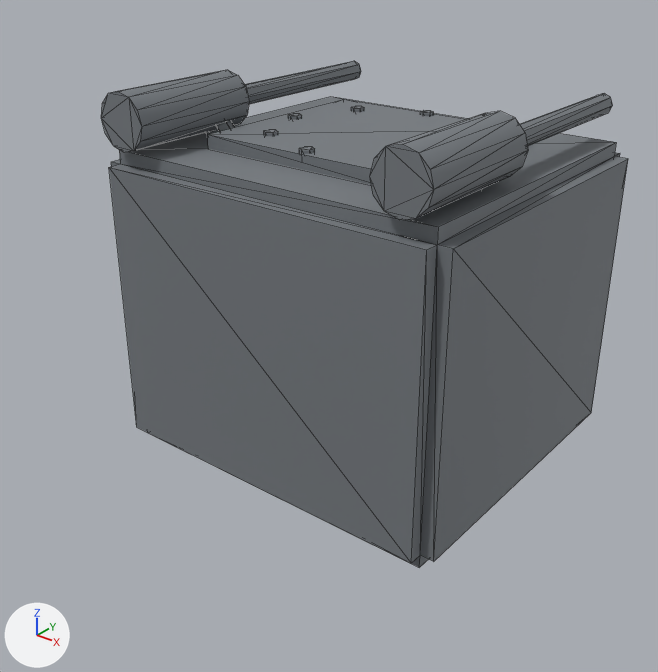
Renders of the glTF model prototype/assets/models/parts/cluster_dispenser_housing.glb from each side of a commit.
Rendered twice from a 50 mm lens placed at (0.733, -0.909, 0.537), pointed at (0.009, -0.004, -0.024). Lighting does not change. The marker at lower left points along +X, +Y and +Z. The older version comes first. Mesh edges are drawn as thin lines. Vertices at exactly the same position are counted once.

Script lines for the objects in view, before the commit:
```python
mat_cluster_dispenser_housing_mat = principled_material('cluster_dispenser_housing_mat')
mat_cluster_dispenser_housing_mat.base_color = (0.22, 0.24, 0.26)  # grey #81868b
mat_cluster_dispenser_housing_mat.metallic = 0.35
mat_cluster_dispenser_housing_mat.roughness = 0.72
me_cluster_dispenser_housing_mesh = bpy.data.meshes.new('cluster_dispenser_housing_mesh')
me_cluster_dispenser_housing_mesh.from_pydata(...)  # 288 vertices, 492 faces; spans x -0.275..0.275, y -0.15..0.35, z -0.31..0.31
me_cluster_dispenser_housing_mesh.materials.append(mat_cluster_dispenser_housing_mat)  # grey #81868b
ob_cluster_dispenser_housing = bpy.data.objects.new('cluster_dispenser_housing', me_cluster_dispenser_housing_mesh)
ob_cluster_dispenser_housing.location = (0.0, 0.0, 0.0)
```
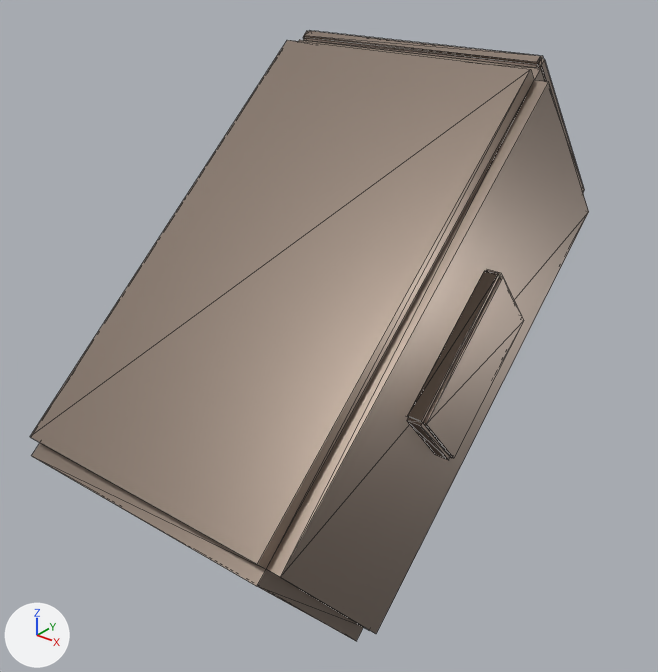
Scene script edits in JSON lines:
```json
{"op": "set", "path": "mat_cluster_dispenser_housing_mat.base_color", "old": "(0.22, 0.24, 0.26)", "new": "(0.28, 0.22, 0.18)", "note": "grey #81868b -> brown #908176"}
{"op": "set", "path": "mat_cluster_dispenser_housing_mat.metallic", "old": "0.35", "new": "0.7"}
{"op": "set", "path": "mat_cluster_dispenser_housing_mat.roughness", "old": "0.72", "new": "0.35"}
{"block": "me_cluster_dispenser_housing_mesh", "where": "# used by ob_cluster_dispenser_housing; location = (0.0, 0.0, 0.0)"}
{"op": "remove", "block": "me_cluster_dispenser_housing_mesh", "code": "me_cluster_dispenser_housing_mesh.from_pydata(...)  # 288 vertices, 492 faces; spans x -0.275..0.275, y -0.15..0.35, z -0.31..0.31"}
{"op": "add", "block": "me_cluster_dispenser_housing_mesh", "code": "me_cluster_dispenser_housing_mesh.from_pydata(...)  # 128 vertices, 240 faces; spans x -0.245..0.245, y -0.366..0.38, z -0.341..0.351"}
{"block": "me_cluster_dispenser_housing_mesh", "change": "me_cluster_dispenser_housing_mesh part 1: the loose piece of 32 vertices spanning x -0.275..0.275, y -0.15..0.35, z -0.225..0.225 is rebuilt with 32 vertices and now spans x -0.22..0.22, y -0.366..0.366, z -0.341..0.341"}
{"block": "me_cluster_dispenser_housing_mesh", "change": "me_cluster_dispenser_housing_mesh part 2: a new loose piece of 32 vertices spanning x 0.215..0.245, y -0.12..0.12, z -0.113..0.113, in mat_cluster_dispenser_housing_mat (brown #908176)"}
{"block": "me_cluster_dispenser_housing_mesh", "change": "me_cluster_dispenser_housing_mesh part 3: a new loose piece of 32 vertices spanning x -0.198..0.198, y 0.186..0.38, z 0.124..0.351, in mat_cluster_dispenser_housing_mat (brown #908176)"}
{"block": "me_cluster_dispenser_housing_mesh", "change": "me_cluster_dispenser_housing_mesh part 4: 18 loose pieces with 224 vertices, spanning x -0.26..0.26, y -0.15..0.35, z -0.31..0.31, are deleted"}
{"block": "me_cluster_dispenser_housing_mesh", "change": "me_cluster_dispenser_housing_mesh part 5"}
{"block": "me_cluster_dispenser_housing_mesh", "change": "32 vertices are removed from x -0.239..0.239, y -0.019..0.219, z -0.28..0.28"}
{"block": "me_cluster_dispenser_housing_mesh", "change": "56 faces are deleted"}
{"block": "me_cluster_dispenser_housing_mesh", "change": "other edits to the shape of me_cluster_dispenser_housing_mesh do not show in these pictures"}
```

What differs and where, as boxes [x1, y1, x2, y2] in the pictures (658 x 672 px):
```json
{"object": "cluster_dispenser_housing", "change": "recoloured, surface changed, reshaped", "before": [101, 61, 628, 568], "after": [30, 31, 589, 641], "on screen": "6% wider, 20% taller"}
{"part": 1, "of": "me_cluster_dispenser_housing_mesh", "change": "rebuilt", "before": [109, 97, 628, 568], "after": [30, 40, 589, 641], "on screen": "8% wider, 28% taller"}
{"part": 2, "of": "me_cluster_dispenser_housing_mesh", "change": "added", "after": [407, 270, 524, 460]}
{"part": 3, "of": "me_cluster_dispenser_housing_mesh", "change": "added", "after": [303, 31, 584, 192]}
{"part": 4, "of": "me_cluster_dispenser_housing_mesh", "change": "deleted", "before": [101, 61, 613, 220]}
{"part": 5, "of": "me_cluster_dispenser_housing_mesh", "change": "deleted", "before": [206, 122, 234, 136], "on screen": "mostly hidden"}
```
